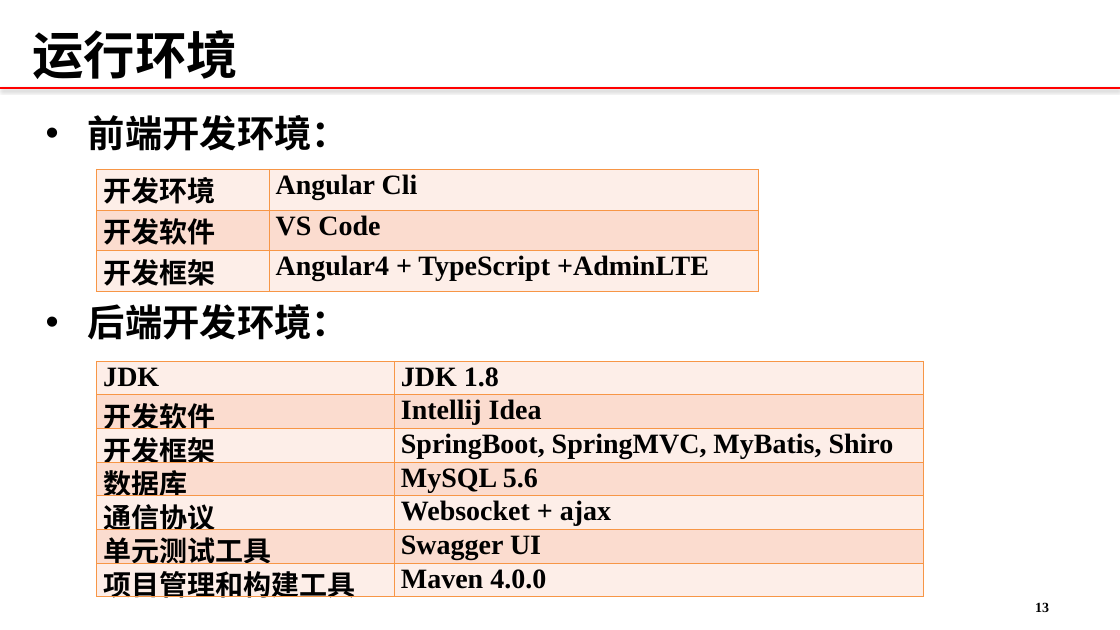
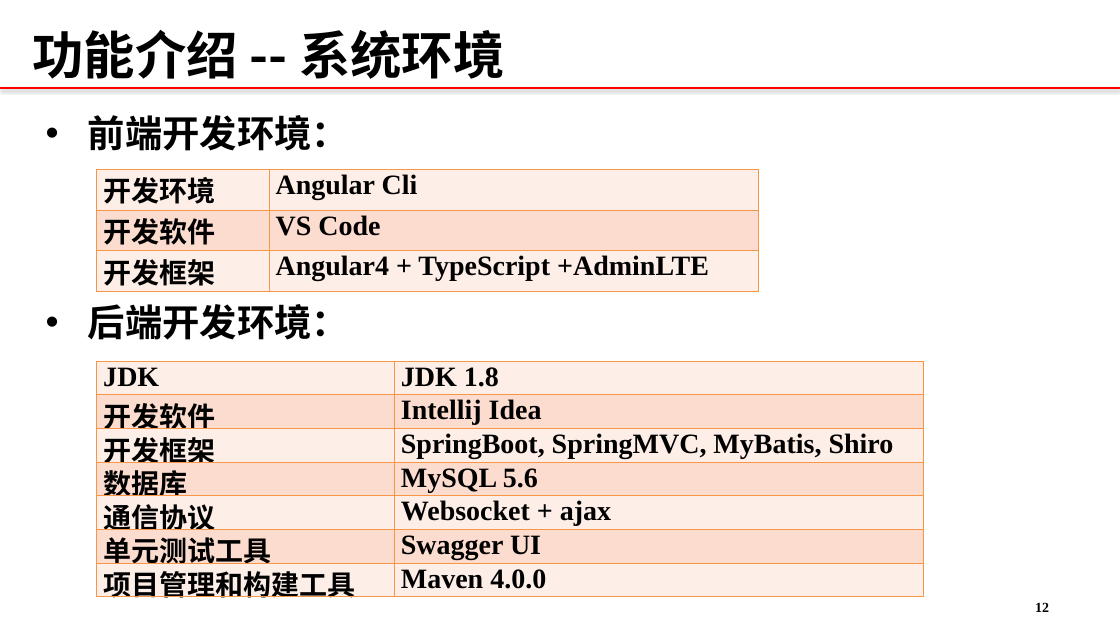
Before and after one commit to 12301068JiangDongyu/Uplan, a slide deck: slide 13 of doc/联通公务车管理系统.pptx (slide 14 before the commit). Drawn at 1120x630 pixels with LibreOffice and Linux fonts; fonts in the diff are those of the drawing; background and template pictures are left out. Boxes give left, top, right and bottom in pixels: in the first picture for what was removed or moved away, otherwise in the second. Text is boxed around its words. In the diff, an @@ line names an element or a change of style, - is before the commit and + after.

```diff
--- a/doc/联通公务车管理系统.pptx
+++ b/doc/联通公务车管理系统.pptx
@@ text at <box>32,30,504,79</box>: text changed @@
-运行环境
+功能介绍 -- 系统环境
@@ page number at <box>1035,602,1049,612</box>: text changed @@
-13
+12
```
Also in this commit, not shown: 11 other slides changed, 6 slides added, 3 slides removed, 3 other files.
